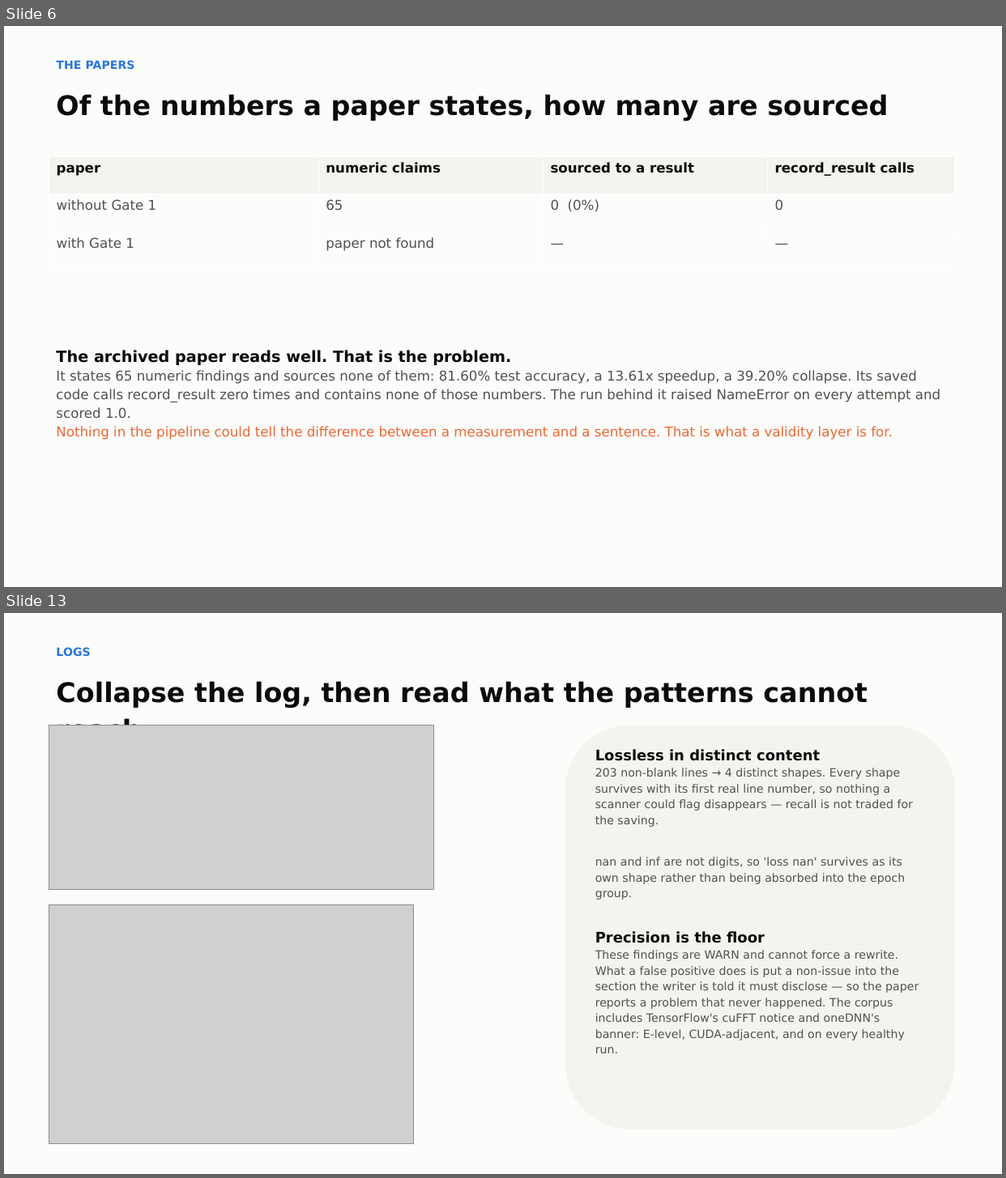
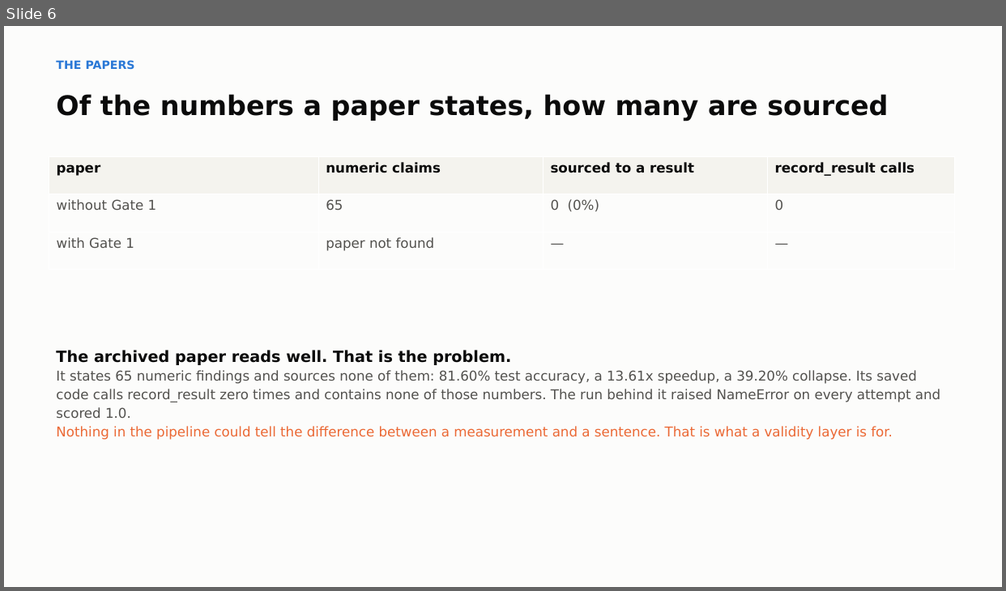
Before and after one commit to bananatruck/gates, a slide deck: reports/GATE1_DECK.pptx. Shown one above the other, each under a label of ours: slides 6 and 13 before the commit, slide 6 after it; the slides between them are not shown. The pictures are 1006x1178 and 1006x591 pixels, drawn with LibreOffice and Linux fonts; fonts in the diff are those of the drawing; grey boxes stand for pictures. Boxes give left, top, right and bottom in pixels: in the first picture for what was removed or moved away, otherwise in the second. Text is boxed around its words. In the diff, an @@ line names an element or a change of style, - is before the commit and + after.

```diff
--- a/reports/GATE1_DECK.pptx
+++ b/reports/GATE1_DECK.pptx
@@ slide 13 removed at [4, 613, 1002, 1174], background #FCFCFB @@
@@ text removed at [56, 647, 90, 656] @@
-LOGS
@@ text removed at [56, 681, 867, 726] @@
-Collapse the log, then read what the patterns cannot reach
@@ picture removed at [49, 726, 434, 890] @@
@@ rounded rectangle removed at [565, 726, 955, 1130] @@
@@ text removed at [595, 749, 918, 1054] @@
-Lossless in distinct content
-203 non-blank lines → 4 distinct shapes. Every shape survives with its first real line number, so nothing a scanner could flag disappears — recall is not traded for the saving.
-nan and inf are not digits, so 'loss nan' survives as its own shape rather than being absorbed into the epoch group.
-Precision is the floor
-These findings are WARN and cannot force a rewrite. What a false positive does is put a non-issue into the section the writer is told it must disclose — so the paper reports a problem that never happened. The corpus includes TensorFlow's cuFFT notice and oneDNN's banner: E-level, CUDA-adjacent, and on every healthy run.
@@ picture removed at [49, 905, 414, 1144] @@
```
Also in this commit, not shown: 5 slides changed, 3 slides added, 12 other slides removed, 6 other files.
